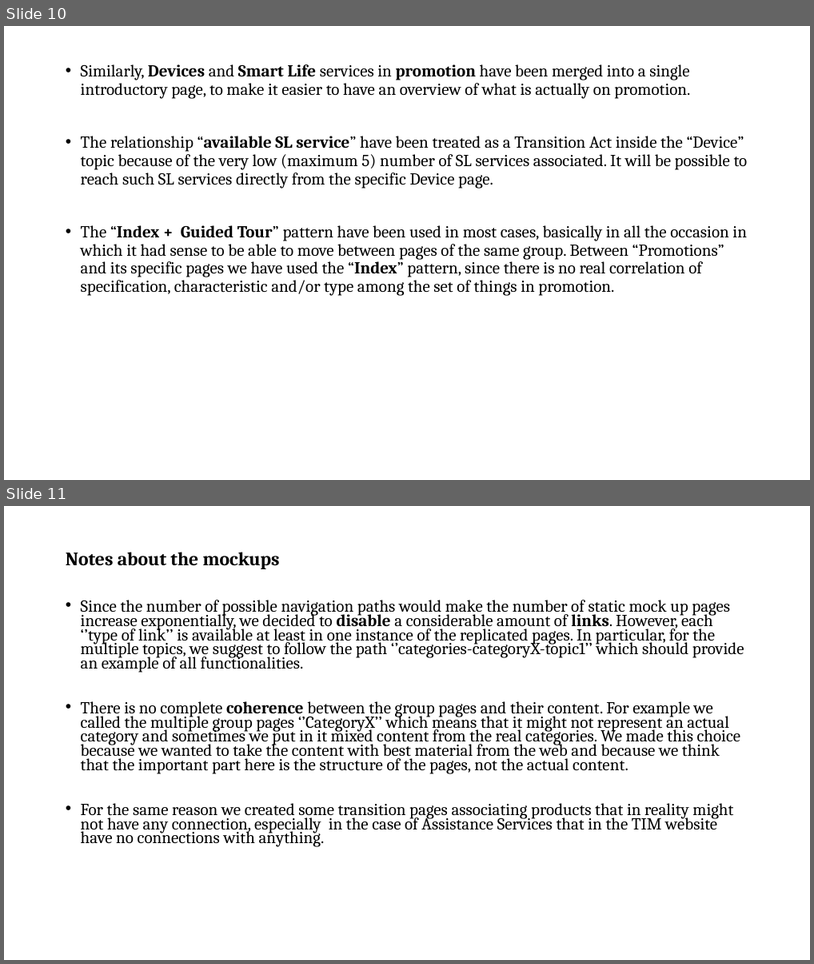
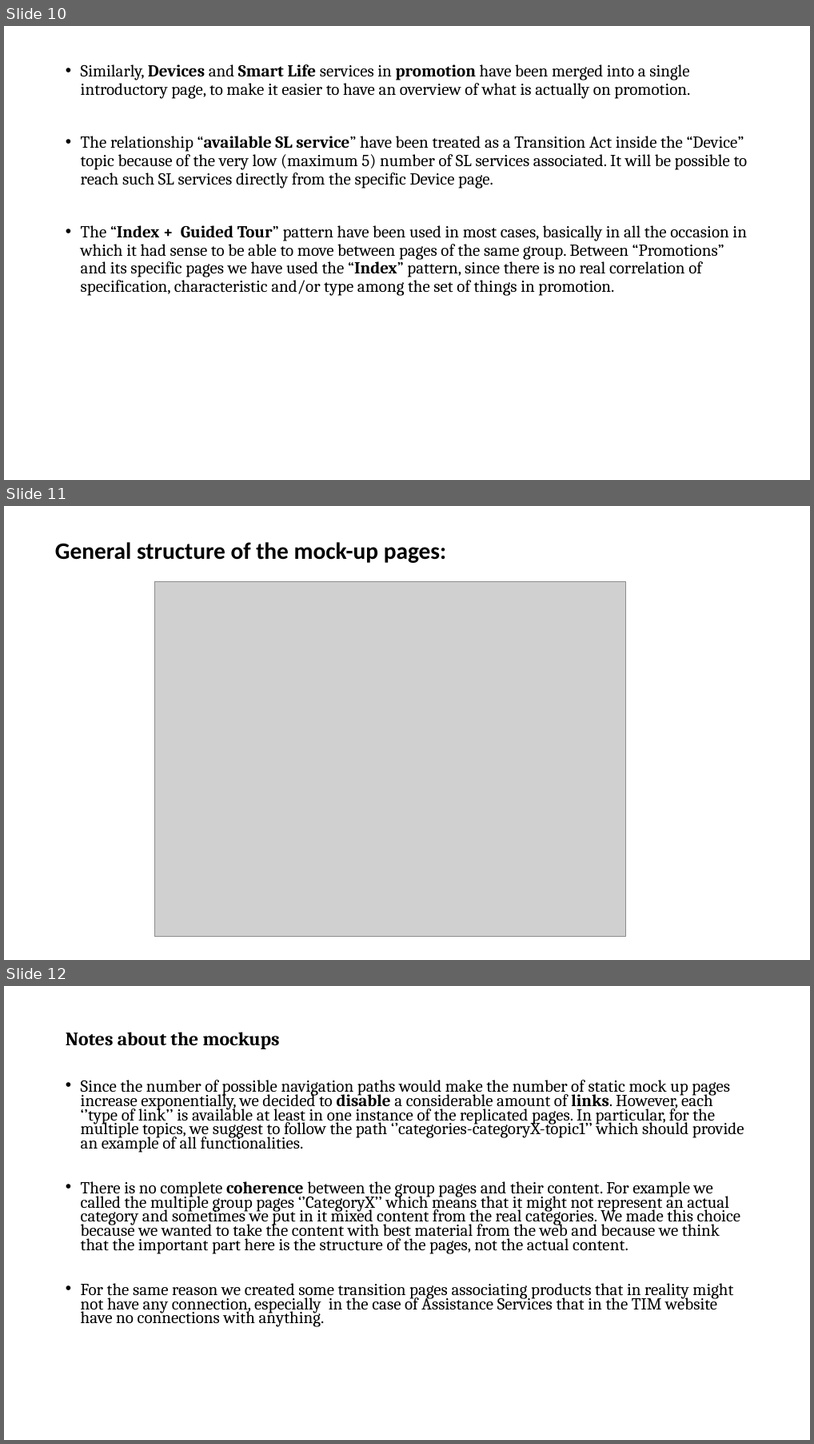
Before and after one commit to AlessandroPozzi/HypermediaProject2016-PozziRomani, a slide deck: Drafts & Material/IDM Models + Notes.pptx. Shown one above the other, each under a label of ours: slides 10 and 11 before the commit, slides 10, 11 and 12 after it. The pictures are 814x964 and 814x1444 pixels, drawn with LibreOffice and Linux fonts; fonts in the diff are those of the drawing; grey boxes stand for pictures. Boxes give left, top, right and bottom in pixels: in the first picture for what was removed or moved away, otherwise in the second. Text is boxed around its words. In the diff, an @@ line names an element or a change of style, - is before the commit and + after.

Commit message:
Added structure of the mock-up

```diff
--- a/Drafts & Material/IDM Models + Notes.pptx
+++ b/Drafts & Material/IDM Models + Notes.pptx
@@ slide 11 added at <box>4,506,810,960</box>, background #FFFFFF @@
@@ text added at <box>55,542,446,563</box>, 28 pt, text #000000, bold @@
+General structure of the mock-up pages:
@@ picture added at <box>154,582,626,936</box> @@
@@ what was slide 11 is now slide 12 @@
```
Also in this commit, not shown: 4 other files.
